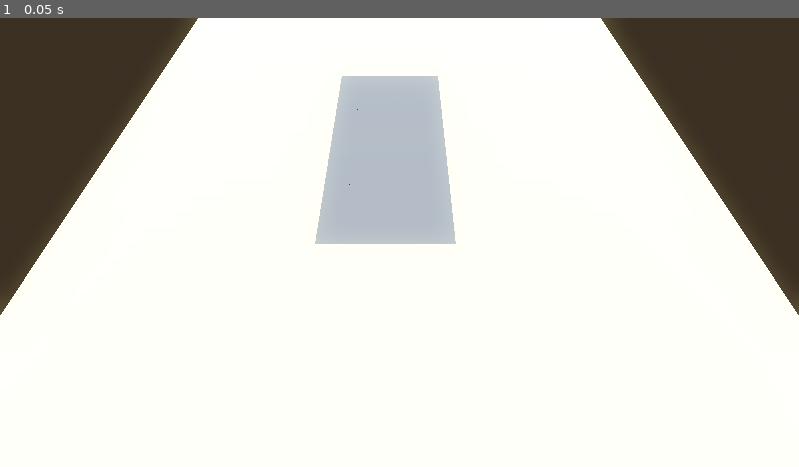
Above: before the commit, frame 1.
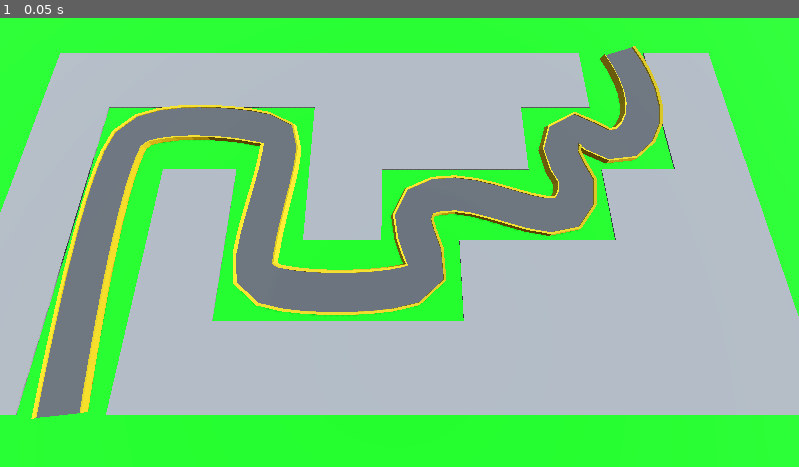
Above: after the commit, the same moment.

Repository: LunarOrbital/Barbarian-Blaster
Game: Godot game, scene res://Scenes/base_level.tscn
Same seed, same stepped clock (60 frames per second), same inputs: the game is played once before the commit and once after it.
Inputs:
- Up to frame 1 (0.05 s): no input

The runs differ from the first frame. In frame 1, 96% of the frame differs, in the area x 0-100%, y 0-100%.

Commit message:
added map & pathway

Diff:
--- a/Scenes/base_level.tscn
+++ b/Scenes/base_level.tscn
@@ -16,7 +16,23 @@
 glow_enabled = true
 
 [sub_resource type="StandardMaterial3D" id="StandardMaterial3D_5s04l"]
-albedo_color = Color(1, 1, 0.5882353, 1)
+albedo_color = Color(1.4439226e-07, 0.70104903, 1.540184e-06, 1)
+
+[sub_resource type="Curve3D" id="Curve3D_5gpc1"]
+_data = {
+"points": PackedVector3Array(0, 0, 0, 0, 0, 0, 11.986502, 0, 13.961822, 1.3000001, 0, 1.4, -1.3000001, 0, -1.4, -2.2090068, 0, 13.963662, -0.7, 0, 1, 0.7, 0, -1, -2.2145257, 0, 5.925733, -0.8, 0, 1, 0.8, 0, -1, 6.0344367, 0, 5.9674582, 0.8, 0, 1.1, -0.8, 0, -1.1, 6.034, 0, -1.963, 0.7, 0, 2.7, -0.7, 0, -2.7, 1.5814543, 0, -2.7411017, 2, 0, 1, -2, 0, -1, 2.0062773, 0, -10.064833, 2, 0, 1, -2, 0, -1, -1.96177, 0, -10.06667, 2, 0, 2, -2, 0, -2, -2, 0, -14, 0, 0, 0, 0, 0, 0, -7.9193506, 0, -14.29299),
+"tilts": PackedFloat32Array(0, 0, 0, 0, 0, 0, 0, 0, 0, 0)
+}
+point_count = 10
+
+[sub_resource type="StandardMaterial3D" id="StandardMaterial3D_577fb"]
+albedo_color = Color(0.23753911, 0.23753914, 0.23753911, 1)
+
+[sub_resource type="StandardMaterial3D" id="StandardMaterial3D_5gpc1"]
+albedo_color = Color(0.67779034, 0.55226755, 0, 1)
+
+[sub_resource type="StandardMaterial3D" id="StandardMaterial3D_l7ey7"]
+albedo_color = Color(0.67779034, 0.55226755, 0, 1)
 
 [node name="BaseLevel" type="Node3D"]
 
@@ -28,18 +44,66 @@
 shadow_enabled = true
 
 [node name="CSGBox3D" type="CSGBox3D" parent="."]
-transform = Transform3D(1, 0, 0, 0, 1, 0, 0, 0, 1, 0, -1, 0)
+transform = Transform3D(0.575, 0, 0, 0, 1, 0, 0, 0, 0.575, 0, -1, 0)
 size = Vector3(100, 2, 100)
 material = SubResource("StandardMaterial3D_5s04l")
 
 [node name="Camera3D" type="Camera3D" parent="."]
-transform = Transform3D(-1, -3.5527137e-15, -8.742278e-08, -7.64254e-08, 0.48555738, 0.87420475, 4.2448775e-08, 0.87420475, -0.48555738, 0, 36.465843, -39.935535)
+transform = Transform3D(-1.1313336e-08, -0.9659259, 0.25881907, -4.222196e-08, 0.25881907, 0.9659258, -1, -3.5527137e-15, -4.371139e-08, 8, 14.465843, -0.93553543)
 
 [node name="GridMap" type="GridMap" parent="."]
 mesh_library = ExtResource("1_5gpc1")
 cell_size = Vector3(4, 4, 4)
 cell_center_y = false
 data = {
-"cells": PackedInt32Array(65534, 0, 1, 65535, 0, 1, 0, 0, 1, 1, 0, 1, 2, 0, 1, 65534, 65532, 1, 65534, 65533, 1, 65534, 65534, 1, 65534, 65535, 1, 65534, 1, 1, 65534, 2, 1, 65534, 3, 1, 65534, 4, 1, 65535, 65532, 1, 65535, 65533, 1, 65535, 65534, 1, 65535, 65535, 1, 65535, 1, 1, 65535, 2, 1, 65535, 3, 1, 65535, 4, 1, 0, 65532, 1, 0, 65533, 1, 0, 65534, 1, 0, 65535, 1, 0, 1, 1, 0, 2, 1, 0, 3, 1, 0, 4, 1, 1, 65532, 1, 1, 65533, 1, 1, 65534, 1, 1, 65535, 1, 1, 1, 1, 1, 2, 1, 1, 3, 1, 1, 4, 1, 2, 65532, 1, 2, 65533, 1, 2, 65534, 1, 2, 65535, 1, 2, 1, 1, 2, 2, 1, 2, 3, 1, 2, 4, 1, 65534, 65531, 1, 65535, 65531, 1, 0, 65531, 1, 1, 65531, 1, 2, 65531, 1)
+"cells": PackedInt32Array(65534, 0, 1, 65535, 0, 1, 0, 0, 1, 2, 0, 1, 65534, 65533, 1, 65534, 65534, 1, 65534, 65535, 1, 65534, 1, 1, 65534, 2, 1, 65534, 3, 1, 65534, 4, 1, 65535, 4, 1, 0, 2, 1, 0, 4, 1, 1, 2, 1, 2, 65532, 1, 2, 65534, 1, 2, 65535, 1, 2, 1, 1, 2, 2, 1, 2, 4, 1, 65534, 65531, 1, 65535, 65531, 1, 0, 65531, 1, 1, 65531, 1, 2, 65531, 1, 1, 4, 1, 2, 65533, 1, 1, 65534, 1, 1, 65533, 1, 0, 65532, 1, 1, 65532, 1, 65535, 65535, 1, 65535, 65534, 1)
 }
 metadata/_editor_floor_ = Vector3(0, 0, 0)
+
+[node name="Path3D" type="Path3D" parent="."]
+curve = SubResource("Curve3D_5gpc1")
+
+[node name="Road" type="CSGPolygon3D" parent="Path3D"]
+polygon = PackedVector2Array(-1, 0, -1, 0.2, 1, 0.2, 1, 0)
+mode = 2
+path_node = NodePath("..")
+path_interval_type = 0
+path_interval = 1.0
+path_simplify_angle = 0.0
+path_rotation = 2
+path_rotation_accurate = false
+path_local = false
+path_continuous_u = true
+path_u_distance = 1.0
+path_joined = false
+material = SubResource("StandardMaterial3D_577fb")
+
+[node name="RightEdge" type="CSGPolygon3D" parent="Path3D"]
+polygon = PackedVector2Array(1.1, 0, 1.1, 0.3, 0.98, 0.25, 0.9, 0)
+mode = 2
+path_node = NodePath("..")
+path_interval_type = 0
+path_interval = 1.0
+path_simplify_angle = 0.0
+path_rotation = 2
+path_rotation_accurate = false
+path_local = false
+path_continuous_u = true
+path_u_distance = 1.0
+path_joined = false
+material = SubResource("StandardMaterial3D_5gpc1")
+
+[node name="LeftEdge" type="CSGPolygon3D" parent="Path3D"]
+polygon = PackedVector2Array(-1.1, 0, -1, 0.3, -0.9, 0.25, -0.9, 0)
+mode = 2
+path_node = NodePath("..")
+path_interval_type = 0
+path_interval = 1.0
+path_simplify_angle = 0.0
+path_rotation = 2
+path_rotation_accurate = false
+path_local = false
+path_continuous_u = true
+path_u_distance = 1.0
+path_joined = false
+material = SubResource("StandardMaterial3D_l7ey7")
Not shown: 1 places in Scenes/base_level.tscn that only renumber resources
